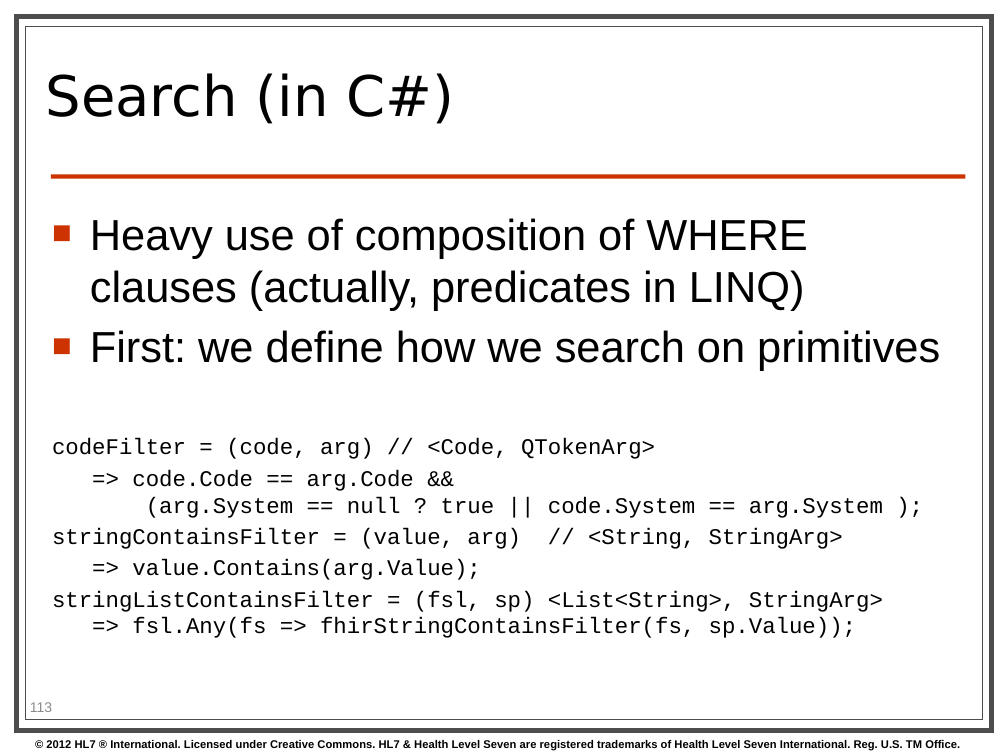
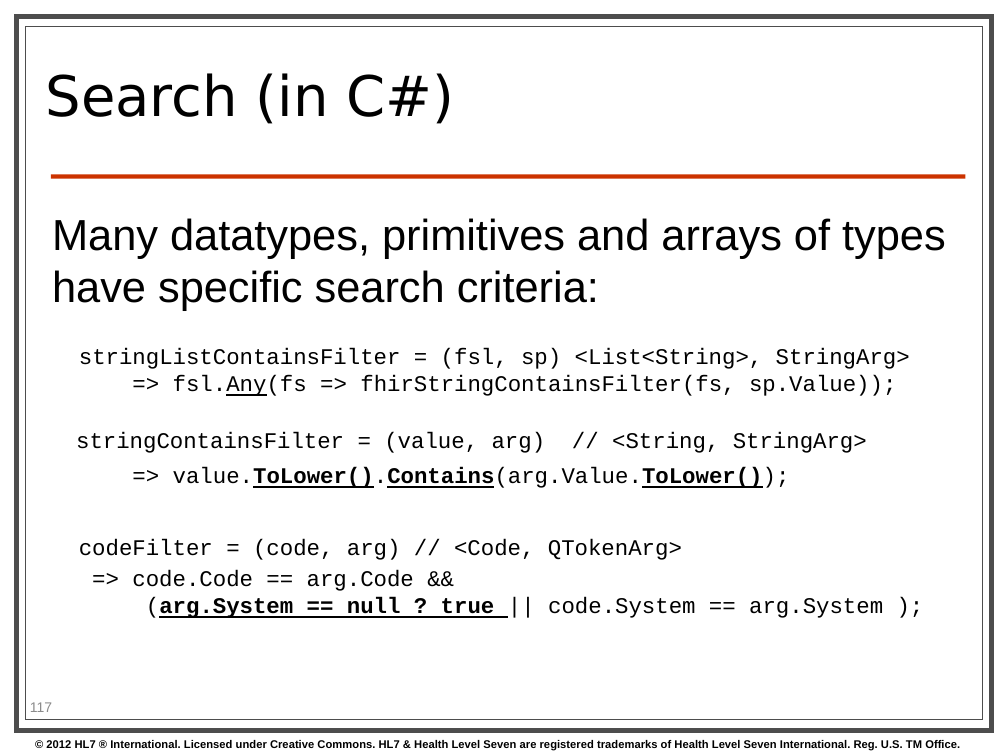
Before and after one commit to vista-novo/fhir, a slide deck: slide 117 of presentations/2013-05 Tutorials/201305 - Atlanta - FhirForDevelopersWGMTutorial.pptx (slide 113 before the commit). Drawn at 1008x756 pixels with LibreOffice and Linux fonts; fonts in the diff are those of the drawing; background and template pictures are left out. Boxes give left, top, right and bottom in pixels: in the first picture for what was removed or moved away, otherwise in the second. Text is boxed around its words. In the diff, an @@ line names an element or a change of style, - is before the commit and + after.

```diff
--- a/presentations/2013-05 Tutorials/201305 - Atlanta - FhirForDevelopersWGMTutorial.pptx
+++ b/presentations/2013-05 Tutorials/201305 - Atlanta - FhirForDevelopersWGMTutorial.pptx
@@ text at [52,218,946,488]: text changed; size 31 to 16 pt; font Arial to Courier New @@
-■ Heavy use of composition of WHERE clauses (actually, predicates in LINQ)
-■ First: we define how we search on primitives
+Many datatypes, primitives and arrays of types have specific search criteria:
+stringListContainsFilter = (fsl, sp) <List<String>, StringArg>
+=> fsl.Any(fs => fhirStringContainsFilter(fs, sp.Value));
+stringContainsFilter = (value, arg) // <String, StringArg>
+=> value.ToLower().Contains(arg.Value.ToLower());
@@ text at [52,528,883,638]: paragraphs removed @@
-stringContainsFilter = (value, arg) // <String, StringArg>
-=> value.Contains(arg.Value);
-stringListContainsFilter = (fsl, sp) <List<String>, StringArg>
-=> fsl.Any(fs => fhirStringContainsFilter(fs, sp.Value));
@@ text at [132,570,883,618]: bold on, underline on in "(arg.System == null ? true" @@
@@ page number at [30,702,52,712]: text changed @@
-113
+117
```
Also in this commit, not shown: 14 other slides changed, 4 slides added, 1 slide removed.
